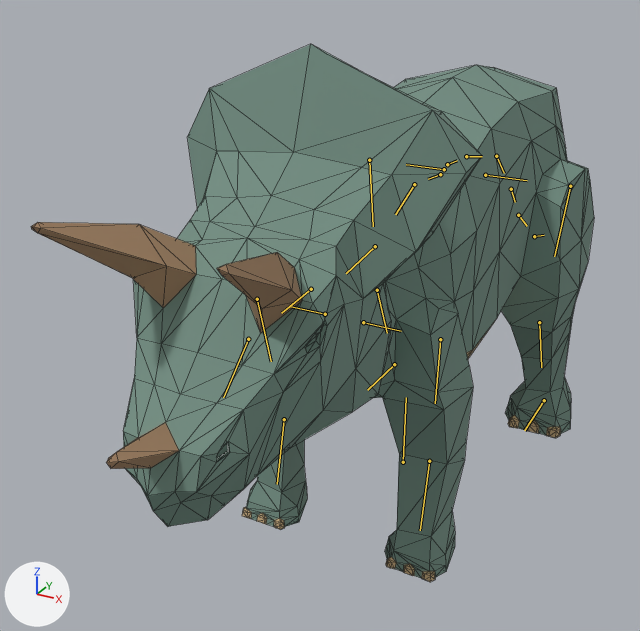
Two versions of the glTF model dinosaur-park-test/models/triceratops.glb, one commit apart.
The view is the same before and after, from a camera (50 mm lens) standing at (6.6, -15.93, 11.13) and looking at (-1.84, -0.6, 3.47). Every picture has the same lights, and +X, +Y and +Z are marked at lower left. The picture after the commit comes second. Both versions are drawn at frame 78 of the action 'Idle bow'; the numbers are the values there. The bones that change, and the others that lie on the model, are drawn over the model as lines. Mesh edges are drawn as thin lines.

In view in the first picture: 'Triceratops'.
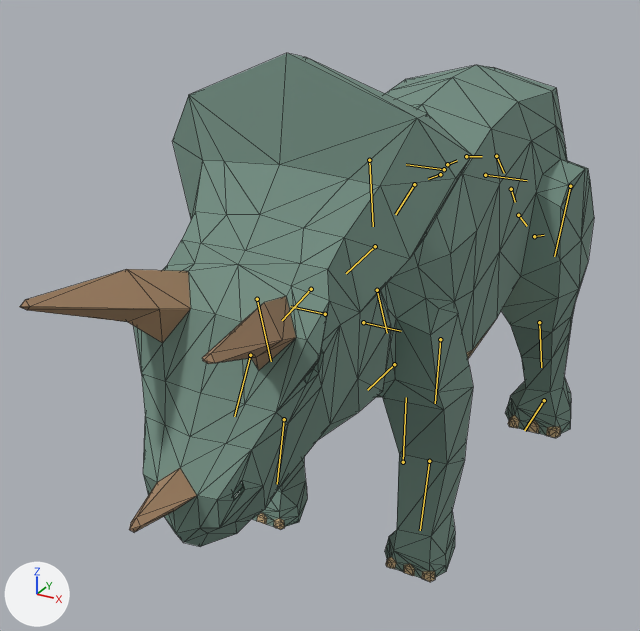
The edits, one by one:
Bone 'Neck' (bone_neck) turns from (-10, 0, 0) to (-18, 0, 0) degrees about its own x, y and z.
Bone 'Head' (bone_head) turns from (-17, 1, 10) to (-24, 3, 13) degrees about its own x, y and z.

Pixel boxes (x1, y1, x2, y2) of what changed, in the pictures (640 x 631 px):
'Triceratops', posed
    before: (31, 44, 594, 582)
    after: (20, 53, 594, 582)
bone 'Neck', root to tip
    before: (311, 289) to (281, 313)
    after: (311, 289) to (282, 320)
bone 'Head', root to tip
    before: (248, 339) to (223, 397)
    after: (250, 355) to (234, 416)
